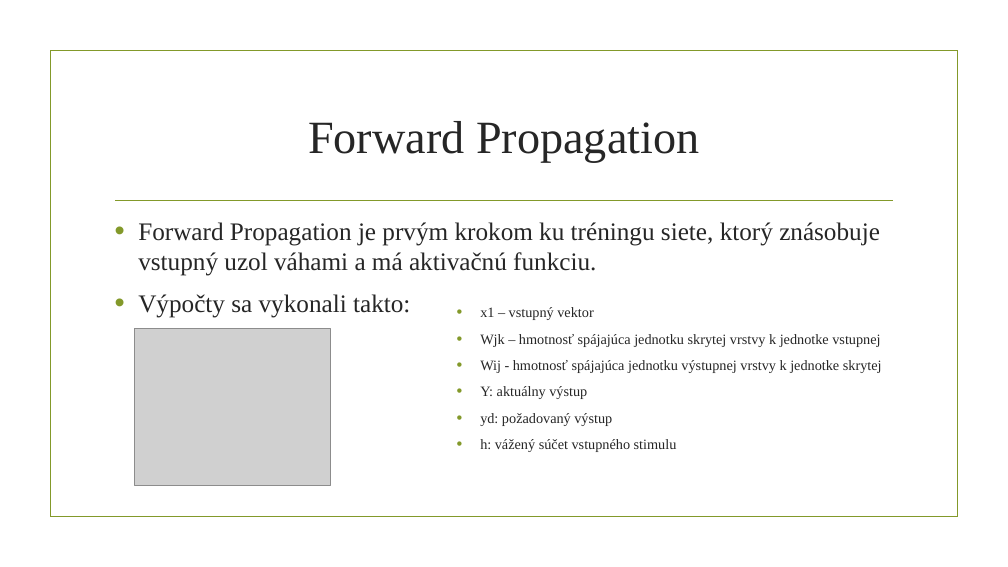
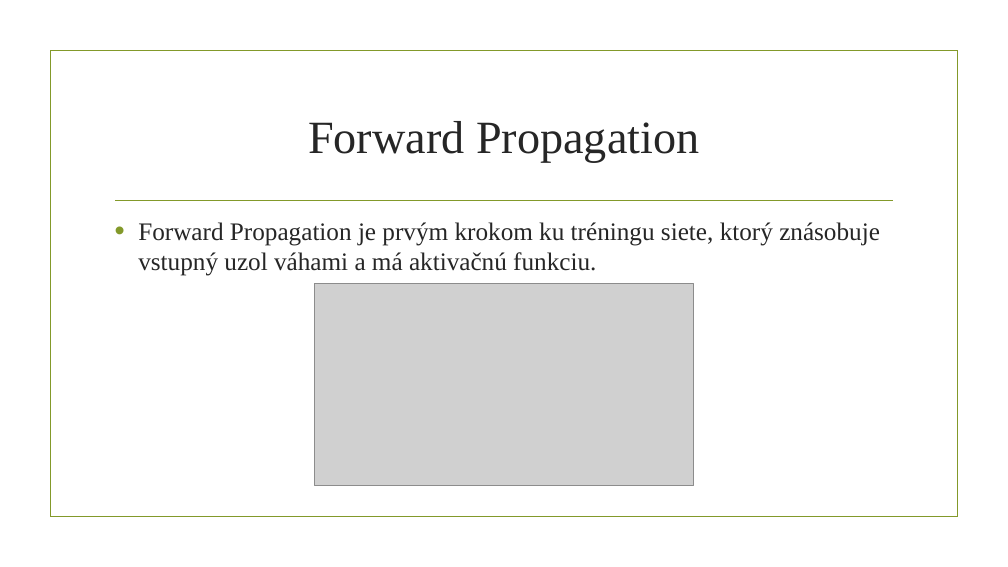
Before and after one commit to georgeob/Kysucky_NS2019, a slide deck: slide 5 of Kysucky_prezentacia.pptx (slide 6 before the commit). Drawn at 1008x567 pixels with LibreOffice and Linux fonts; fonts in the diff are those of the drawing; grey boxes stand for pictures; background and template pictures are left out. Boxes give left, top, right and bottom in pixels: in the first picture for what was removed or moved away, otherwise in the second. Text is boxed around its words. In the diff, an @@ line names an element or a change of style, - is before the commit and + after.

```diff
--- a/Kysucky_prezentacia.pptx
+++ b/Kysucky_prezentacia.pptx
@@ text at box(138, 294, 410, 318): paragraph removed @@
-• Výpočty sa vykonali takto:
@@ picture added at box(315, 284, 694, 486) @@
@@ picture removed at box(135, 329, 330, 486) @@
@@ text removed at box(480, 307, 882, 452) @@
-• x1 – vstupný vektor
-• Wjk – hmotnosť spájajúca jednotku skrytej vrstvy k jednotke vstupnej
-• Wij - hmotnosť spájajúca jednotku výstupnej vrstvy k jednotke skrytej
-• Y: aktuálny výstup
-• yd: požadovaný výstup
-• h: vážený súčet vstupného stimulu
```
Also in this commit, not shown: 8 other slides changed, 1 slide added, 3 slides removed, 3 other files.
